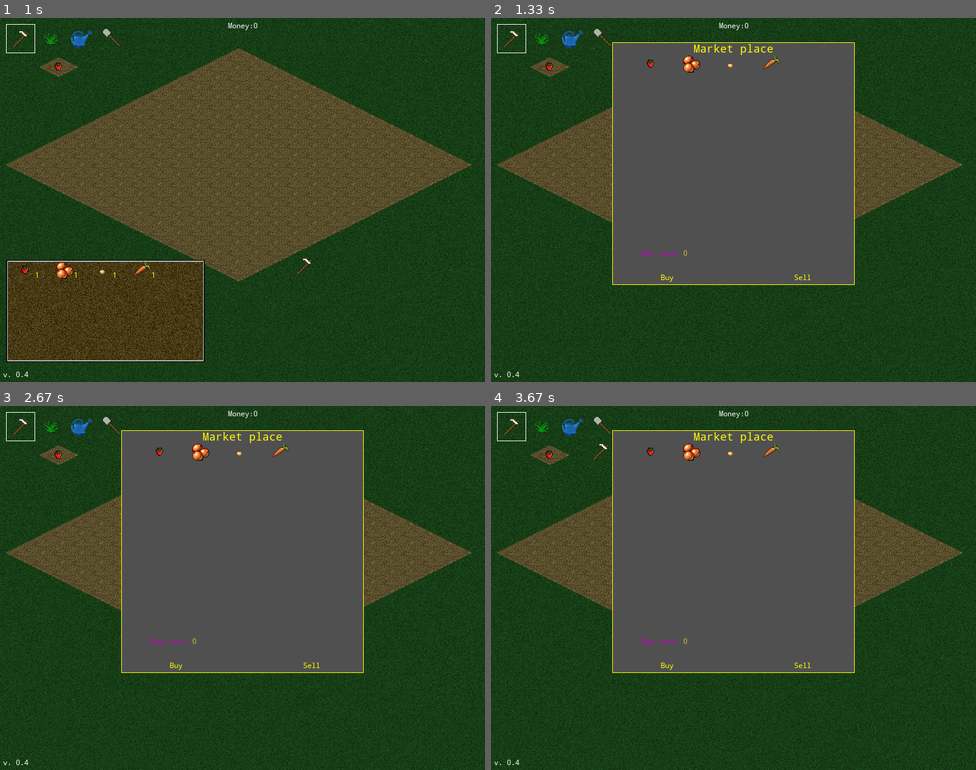
Above: before the commit, frames 1-4 (two rows, left to right).
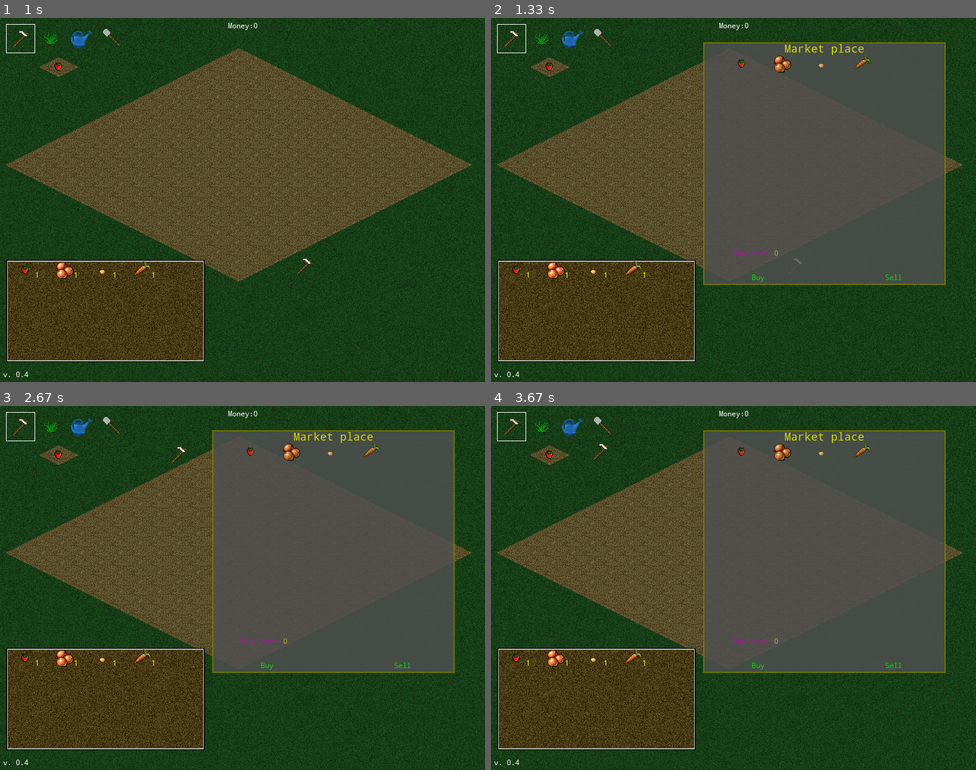
Above: after the commit, the same moments.

Repository: orneo1212/PythonFarmGame
Game: pygame game, started from pyFarmGame.py
Same seed, same stepped clock (60 frames per second), same inputs: the game is played once before the commit and once after it. The source is Python 2; it was converted automatically to run under Python 3.
Inputs (mouse positions are in pixels of both pictures, inside the frame that each line leads up to):
- Up to frame 1 (1 s): click (242, 200) at 0.38 s; click (291, 280) at 0.72 s
- Up to frame 2 (1.33 s): tap S at 1 s
- Up to frame 3 (2.67 s): click (300, 620) at 1.38 s; click (218, 682) at 1.72 s; click (227, 526) at 2.05 s; click (164, 467) at 2.38 s
- Up to frame 4 (3.67 s): click (549, 507) at 2.72 s; click (835, 522) at 3.05 s; click (588, 464) at 3.38 s

Frame 1 is identical in both runs. In frame 2, 35% of the frame differs, in the area x 1-94%, y 6-95%; in frame 3, 35%; in frame 4, 35%.

Commit message:
alpha added to window. added more options to window like backgroundcolor or border settings

Diff:
--- a/farmlib/marketwindow.py
+++ b/farmlib/marketwindow.py
@@ -14,8 +14,9 @@
     def __init__(self, size, imgloader, player):
         self.player = player
         self.imgloader = imgloader
-        Window.__init__(self, size, (200, 40))
-
+        Window.__init__(self, size, (350, 40))
+        #set window alpha
+        self.alphavalue = 250 * 0.85
         #items offset for gui buttons
         self.itemsoffset = [32, 20]
         #selected item
@@ -66,8 +67,8 @@
         self.addwidget(self.selectedicon)
 
         #add buttons
-        self.buybutton = Button("Buy", (80, 380))
-        self.sellbutton = Button("Sell", (300, 380))
+        self.buybutton = Button("Buy", (80, 380), color = (0, 255, 0))
+        self.sellbutton = Button("Sell", (300, 380), color = (0, 255, 0))
         self.addwidget(self.buybutton)
         self.addwidget(self.sellbutton)
         self.buybutton.connect("clicked", self.on_buy_clicked)
--- a/farmlib/widgetbutton.py
+++ b/farmlib/widgetbutton.py
@@ -4,10 +4,10 @@
 
 class Button(Widget):
     def __init__(self, label, position, bgimage = None, labelsize = 12,
-                 labelcolor = (255, 255, 0)):
+                 color = (255, 255, 0)):
         self.bgimage = bgimage
         self.label = label
-        self.color = labelcolor
+        self.color = color
         #self.image = image
         self.position = position
         self.labelsize = labelsize
--- a/farmlib/window.py
+++ b/farmlib/window.py
@@ -18,12 +18,22 @@
         self.widgets = []
         self.position = position
         self.visible = True
+        self.alphavalue = 255
+        #border
+        self.showborder = True
+        self.bordercolor = (128, 128, 0)
+        self.bordersize = 2
+        self.backgroundcolor = (80, 80, 80)
 
     def render(self, surface):
         if not self.visible:return
         img = pygame.surface.Surface((self.width, self.height))
-        img.fill((80, 80, 80))
-        pygame.draw.rect(img, (255, 255, 0), (0, 0, self.width, self.height), 1)
+        img.set_alpha(self.alphavalue)
+        img.fill(self.backgroundcolor)
+        #draw border
+        if self.showborder:
+            pygame.draw.rect(img, self.bordercolor,
+                             (0, 0, self.width, self.height), self.bordersize)
         for widget in self.widgets:
             widget.redraw(img)
         surface.blit(img, self.position)
--- a/pyFarmGame.py
+++ b/pyFarmGame.py
@@ -202,8 +202,10 @@
         #Draw tools and selected tool rectangle
         draw_tools(screen, self.currenttool, self.currentseed, self.images)
 
+        #draw inventory
+        self.inventory.draw_inventory(screen, self.player)
+
         if not self.sellwindow.visible:
-            self.inventory.draw_inventory(screen, self.player)
 
             mx, my = pygame.mouse.get_pos()
 
